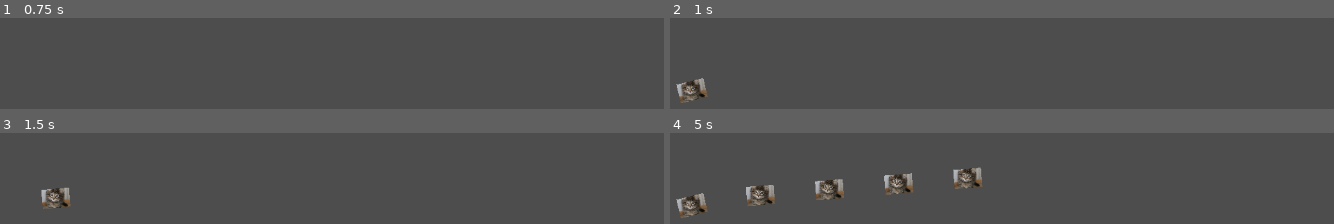
Above: before the commit, frames 1-4 (two rows, left to right).
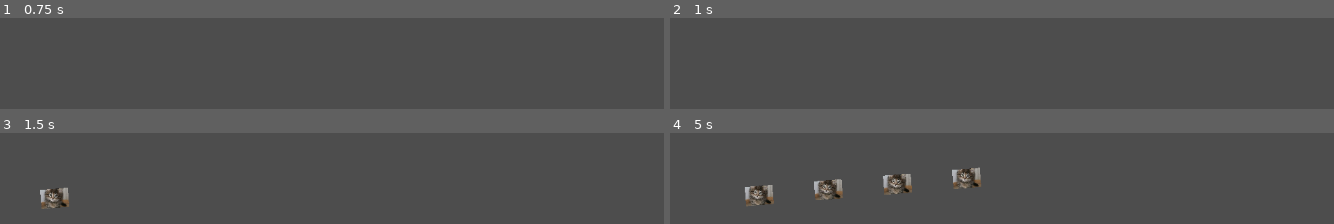
Above: after the commit, the same moments.

Repository: deruitda/ludum-dare-55
Game: Godot game, scene res://assets/scenes/main.tscn
Same seed, same stepped clock (60 frames per second), same inputs: the game is played once before the commit and once after it. Before the commit the project starts from res://assets/scenes/maps/map_1.tscn.
Inputs:
- Up to frame 1 (0.75 s): tap Enter at 0.5 s
- Up to frame 2 (1 s): no input
- Up to frame 3 (1.5 s): no input
- Up to frame 4 (5 s): no input

Frame 1 is identical in both runs. In frame 2, 0.7% of the frame differs, in the area x 0-6%, y 65-94%; in frame 3, 0.3%; in frame 4, 2.1%, in the area x 0-47%, y 38-94%.

Commit message:
we got levels bitches

Diff:
--- a/assets/scenes/Patrons/human.tscn
+++ b/assets/scenes/Patrons/human.tscn
@@ -4,6 +4,7 @@
 
 [sub_resource type="GDScript" id="GDScript_vp68i"]
 script/source = "extends PathFollow2D
+
 
 @export var _speed = 100.0
 # Called when the node enters the scene tree for the first time.
--- a/assets/scenes/level.gd
+++ b/assets/scenes/level.gd
@@ -1,6 +1,6 @@
 extends Node2D
 
-const PATRONS_ALLOWED_TO_SURVIVE = 10
+@export var _patrons_allowed_to_survive = 10
 
 @onready var patronsSurvived = 0
 @onready var totalSouls = 0
@@ -8,8 +8,9 @@
 
 
 func _process(delta):
-	if (patronsSurvived >= PATRONS_ALLOWED_TO_SURVIVE):
-		getNode("Main").gameOver()
+	pass
+	#if (patronsSurvived >= _patrons_allowed_to_survive):
+		#getNode("Main").gameOver()
 
 
 func patronSurvived():
--- a/assets/scenes/maps/map_1.tscn
+++ b/assets/scenes/levels/level_1.tscn
@@ -1,6 +1,6 @@
 [gd_scene load_steps=3 format=3 uid="uid://y1ip7aabt7f3"]
 
-[ext_resource type="Script" path="res://assets/scenes/maps/map_path.gd" id="1_3ubxn"]
+[ext_resource type="Script" path="res://assets/scenes/levels/map_path.gd" id="1_daq4a"]
 
 [sub_resource type="Curve2D" id="Curve2D_c4mh5"]
 _data = {
@@ -12,7 +12,7 @@
 
 [node name="Path2D" type="Path2D" parent="."]
 curve = SubResource("Curve2D_c4mh5")
-script = ExtResource("1_3ubxn")
+script = ExtResource("1_daq4a")
 
 [node name="Timer" type="Timer" parent="Path2D"]
 autostart = true
--- a/assets/scenes/maps/map_path.gd
+++ b/assets/scenes/levels/map_path.gd
@@ -1,8 +1,6 @@
 extends Path2D
 
 const HUMAN_SCENE = preload("res://assets/scenes/Patrons/human.tscn");
-
-
 
 func add_human():
 	var new_human = HUMAN_SCENE.instantiate()
--- a/assets/scenes/main.gd
+++ b/assets/scenes/main.gd
@@ -1,10 +1,17 @@
 extends Node2D
 
+@onready var current_level = $CurrentLevel
 
-@onready var current_level = 1
+@onready var current_level_index = 0
 @onready var status = "playing"
 
+const LEVELS = [
+	"res://assets/scenes/levels/level_1.tscn"
 
+]
+func _ready():
+	var scene = load(LEVELS[current_level_index])
+	current_level.get_tree().change_scene_to_packed(scene)
 # Called every frame. 'delta' is the elapsed time since the previous frame.
 func _process(delta):
 	pass
--- a/assets/scenes/main.tscn
+++ b/assets/scenes/main.tscn
@@ -1,11 +1,13 @@
 [gd_scene load_steps=3 format=3 uid="uid://vi4rrjltrjx7"]
 
 [ext_resource type="Script" path="res://assets/scenes/main.gd" id="1_fwahh"]
-[ext_resource type="PackedScene" uid="uid://cjsjb2ymxf0mi" path="res://assets/scenes/level.tscn" id="2_iygty"]
+[ext_resource type="PackedScene" path="res://assets/scenes/level.tscn" id="2_iygty"]
 
 [node name="Main" type="Node2D"]
 script = ExtResource("1_fwahh")
 
-[node name="Level" parent="." instance=ExtResource("2_iygty")]
+[node name="HUD" parent="." instance=ExtResource("2_iygty")]
+
+[node name="CurrentLevel" type="Node" parent="."]
 
 [connection signal="ready" from="." to="." method="_on_ready"]
--- a/project.godot
+++ b/project.godot
@@ -11,7 +11,7 @@
 [application]
 
 config/name="ludum-dare-55"
-run/main_scene="res://assets/scenes/maps/map_1.tscn"
+run/main_scene="res://assets/scenes/main.tscn"
 config/features=PackedStringArray("4.2", "GL Compatibility")
 config/icon="res://assets/sprites/icon.svg"
 
Not shown, added: assets/sprites/environment/corn-maze/aesprite-files/path.png.import
Not shown, added: assets/sprites/environment/corn-maze/corn-tile.png.import
